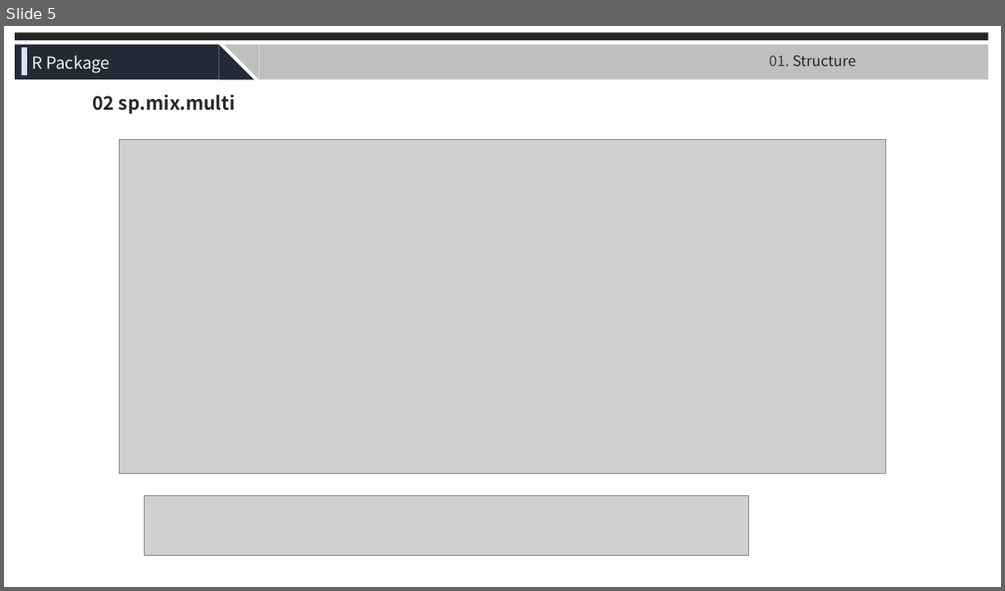
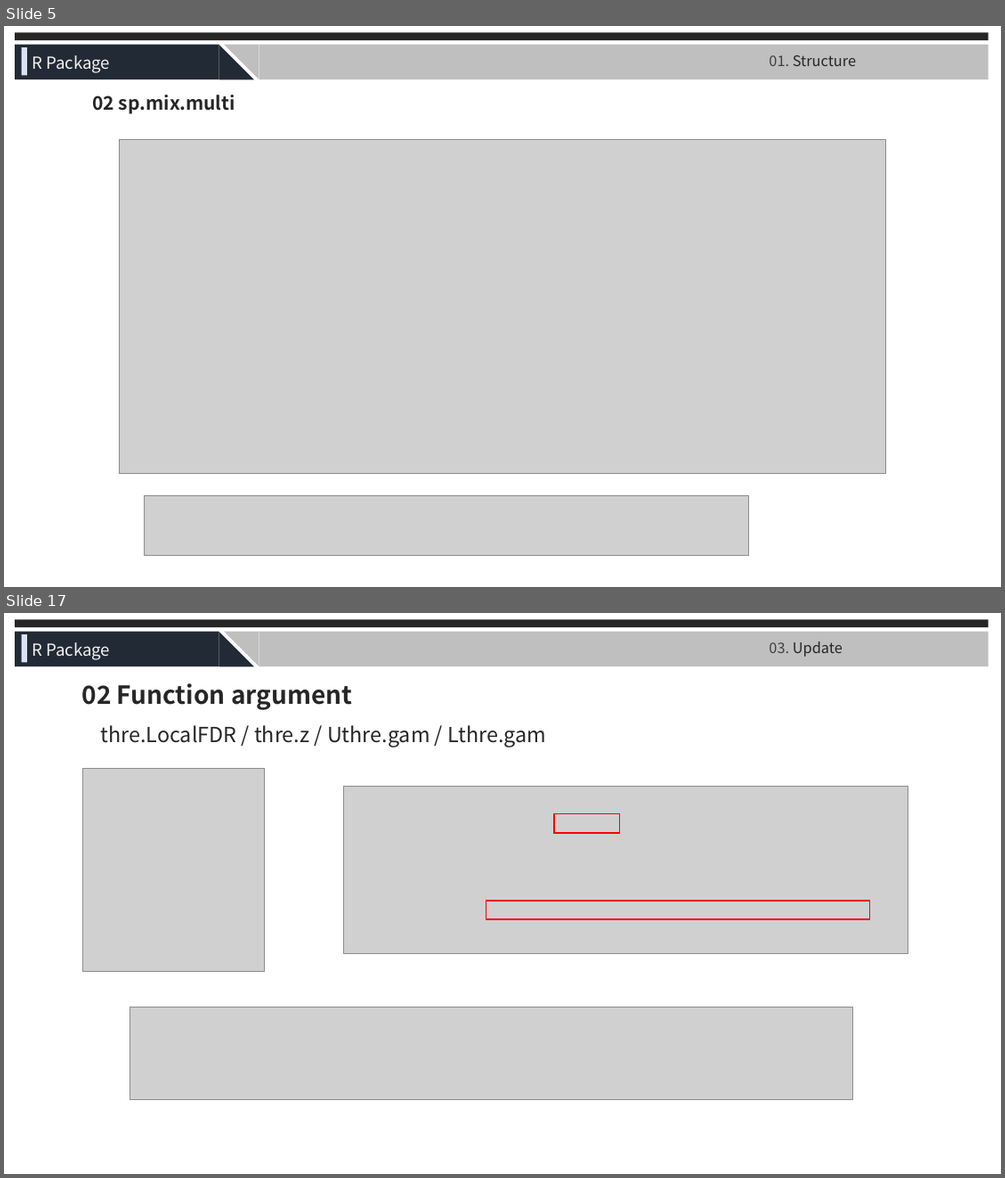
Before and after one commit to JaneeChoi/Semiparam_Mixture, a slide deck: Presentation Slides/0730_Package draft.pptx. Shown one above the other, each under a label of ours: slide 5 before the commit, slides 5 and 17 after it; the slides between them are not shown. The pictures are 1005x591 and 1005x1178 pixels, drawn with LibreOffice and Linux fonts; fonts in the diff are those of the drawing; grey boxes stand for pictures. Boxes give left, top, right and bottom in pixels: in the first picture for what was removed or moved away, otherwise in the second. Text is boxed around its words. In the diff, an @@ line names an element or a change of style, - is before the commit and + after.

```diff
--- a/Presentation Slides/0730_Package draft.pptx
+++ b/Presentation Slides/0730_Package draft.pptx
@@ slide 17 added at <box>4,613,1001,1174</box>, background #FFFFFF @@
@@ rectangle added at <box>15,620,988,627</box>, fill #262626 @@
@@ rectangle added at <box>15,632,218,666</box>, fill #222A35 @@
@@ rectangle added at <box>21,634,26,662</box>, fill #DAE3F3 @@
@@ right triangle added at <box>218,632,254,666</box>, fill #222A35 @@
@@ right triangle added at <box>224,632,259,666</box>, fill #BFBFBF @@
@@ rectangle added at <box>259,632,988,666</box>, fill #BFBFBF @@
@@ text added at <box>32,642,110,660</box>, 16 pt, text #F2F2F2 @@
+R Package
@@ text added at <box>769,641,842,657</box>, 14 pt, text #262626 @@
+03. Update
@@ text added at <box>82,683,546,747</box>, 20 pt, text #262626 @@
+02 Function argument
+thre.LocalFDR / thre.z / Uthre.gam / Lthre.gam
@@ picture added at <box>82,768,264,971</box> @@
@@ picture added at <box>343,786,908,954</box> @@
@@ rectangle added at <box>554,813,619,832</box>, outline #FF0000 1.5 pt @@
@@ rectangle added at <box>486,900,870,919</box>, outline #FF0000 1.5 pt @@
@@ picture added at <box>129,1006,852,1099</box> @@
```
Also in this commit, not shown: 8 slides changed, 5 other slides added.
